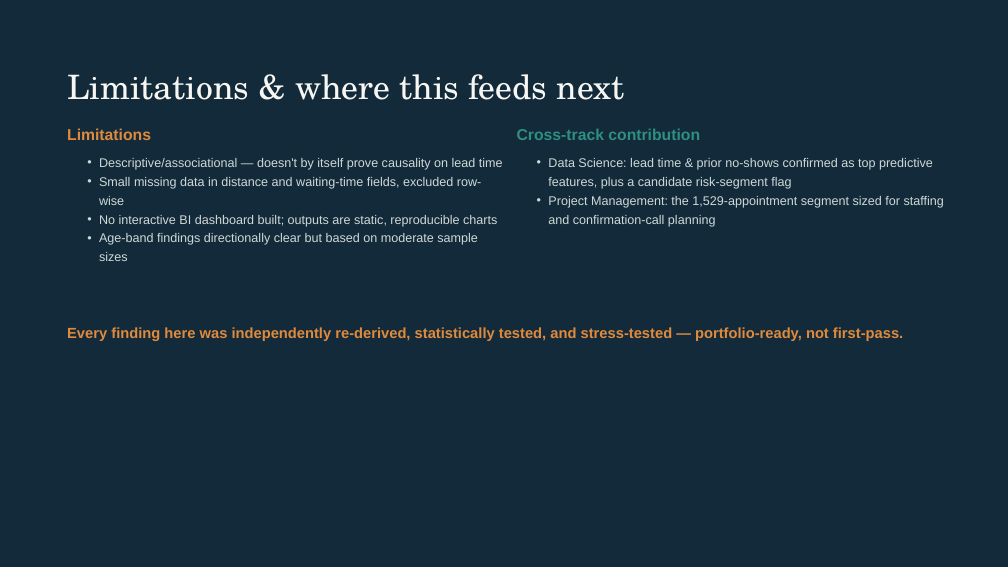
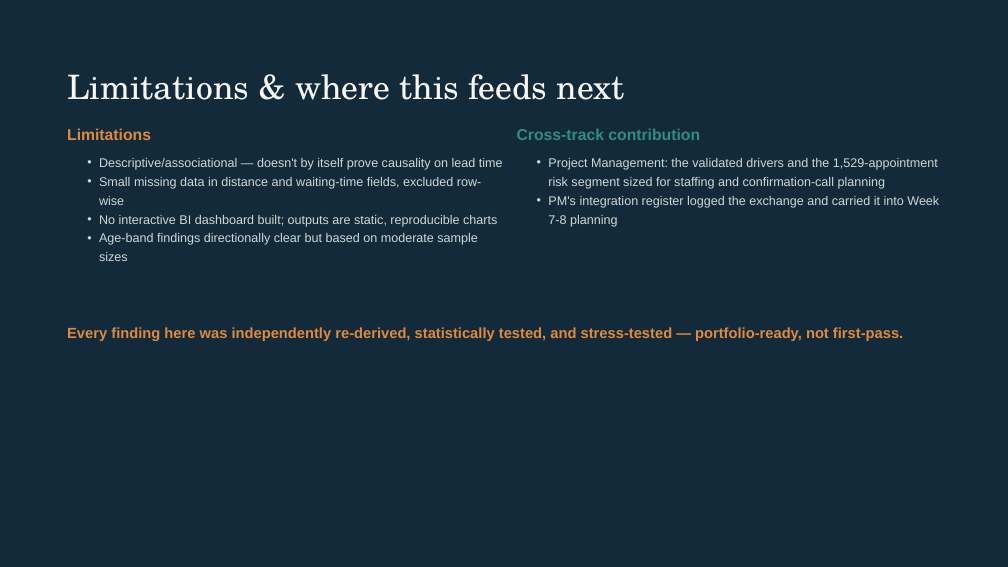
Before and after one commit to techpioneernetwork-del/healthconnect-clinic-analysis, a slide deck: slide 7 of presentation/HealthConnect Data Analytics — Week 8 Final Presentation.pptx. Drawn at 1008x567 pixels with LibreOffice and Linux fonts; fonts in the diff are those of the drawing. Boxes give left, top, right and bottom in pixels: in the first picture for what was removed or moved away, otherwise in the second. Text is boxed around its words. In the diff, an @@ line names an element or a change of style, - is before the commit and + after.

```diff
--- a/presentation/HealthConnect Data Analytics — Week 8 Final Presentation.pptx
+++ b/presentation/HealthConnect Data Analytics — Week 8 Final Presentation.pptx
@@ text at <box>548,158,939,227</box>: text changed @@
-• Data Science: lead time & prior no-shows confirmed as top predictive features, plus a candidate risk-segment flag
-• Project Management: the 1,529-appointment segment sized for staffing and confirmation-call planning
+• Project Management: the validated drivers and the 1,529-appointment risk segment sized for staffing and confirmation-call planning
+• PM's integration register logged the exchange and carried it into Week 7-8 planning
```
